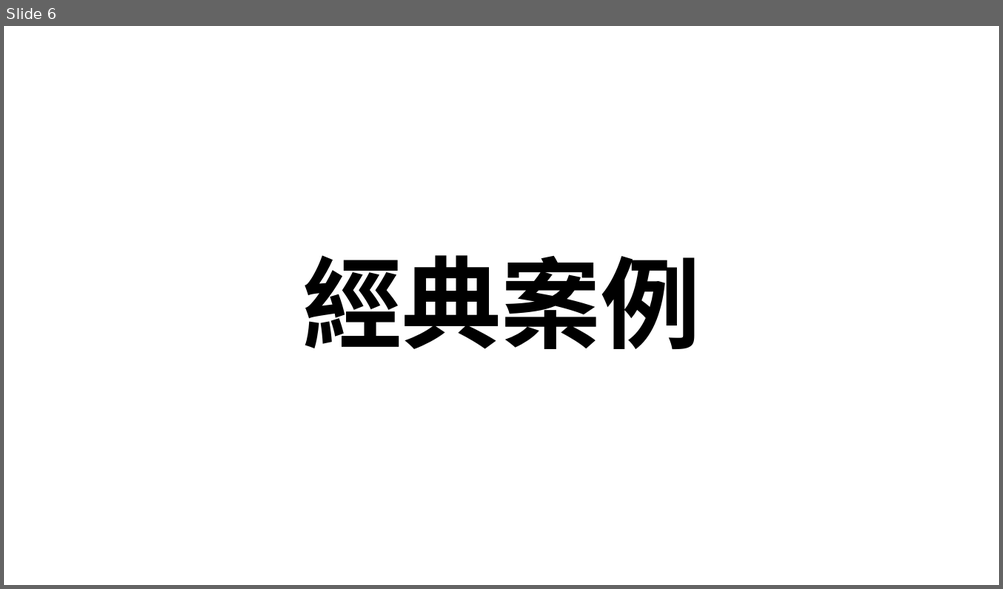
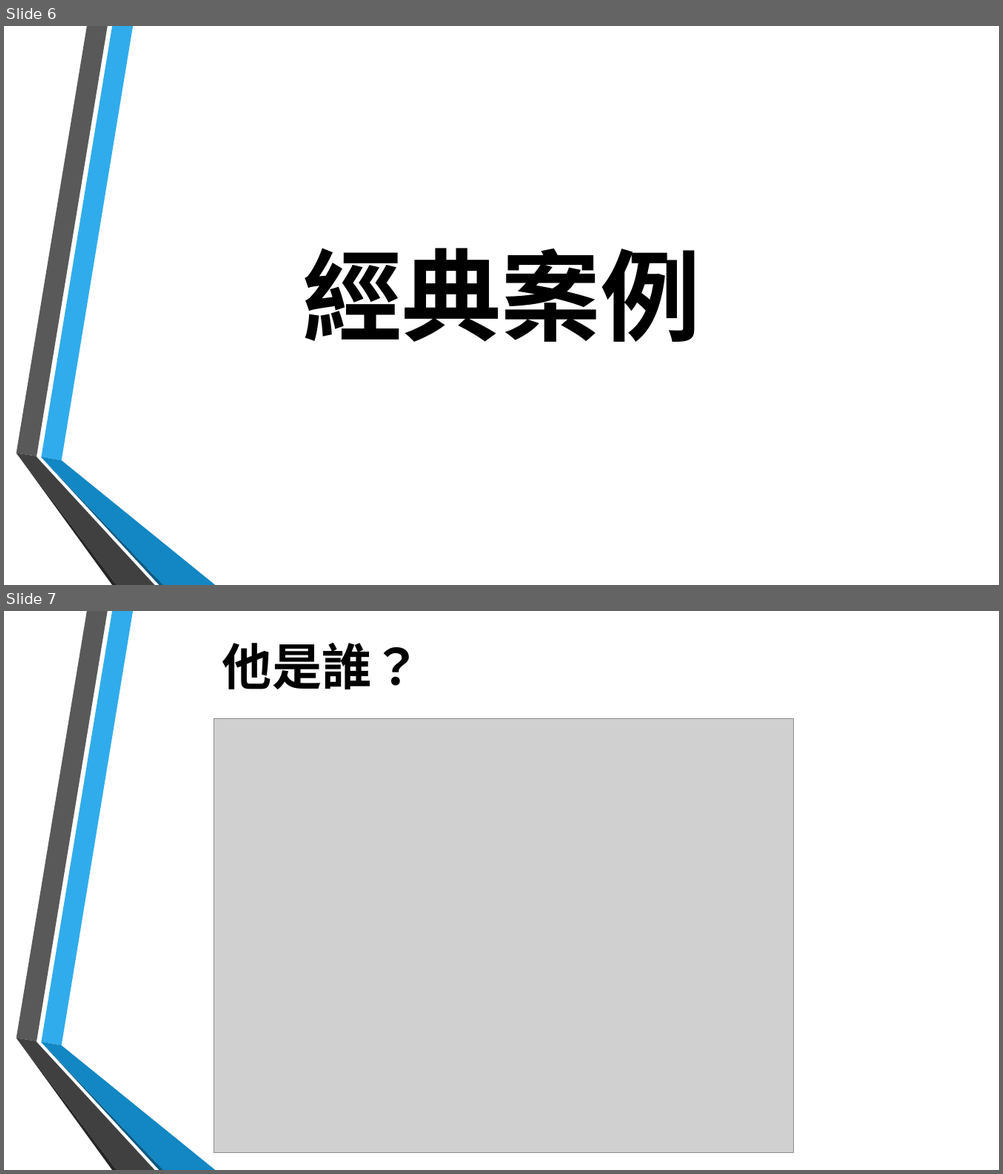
Before and after one commit to Jameswilson7788/school, a slide deck: 政府產業政策簡報.pptx. Shown one above the other, each under a label of ours: slide 6 before the commit, slides 6 and 7 after it. The pictures are 1003x589 and 1003x1174 pixels, drawn with LibreOffice and Linux fonts; fonts in the diff are those of the drawing; grey boxes stand for pictures; background and template pictures are left out. Boxes give left, top, right and bottom in pixels: in the first picture for what was removed or moved away, otherwise in the second. Text is boxed around its words. In the diff, an @@ line names an element or a change of style, - is before the commit and + after.

```diff
--- a/政府產業政策簡報.pptx
+++ b/政府產業政策簡報.pptx
@@ slide 7 added at [4, 611, 999, 1170], background picture (left out); not listed: 6 template elements that a slide beside it also shows @@
@@ text added at [222, 642, 421, 689], 48 pt, text #000000, bold @@
+他是誰？
@@ picture added at [213, 718, 793, 1153] @@
@@ slide 6 changed as well @@
@@ text "經典案例" at [302, 248, 700, 342]: line spacing 0.9 to 1; more space between paragraphs; vertical alignment top to middle @@
@@ group added at [16, 26, 215, 585]: 6 freeform shapes @@
```
Also in this commit, not shown: 13 other slides changed, 6 other slides added, 4 slides removed.
